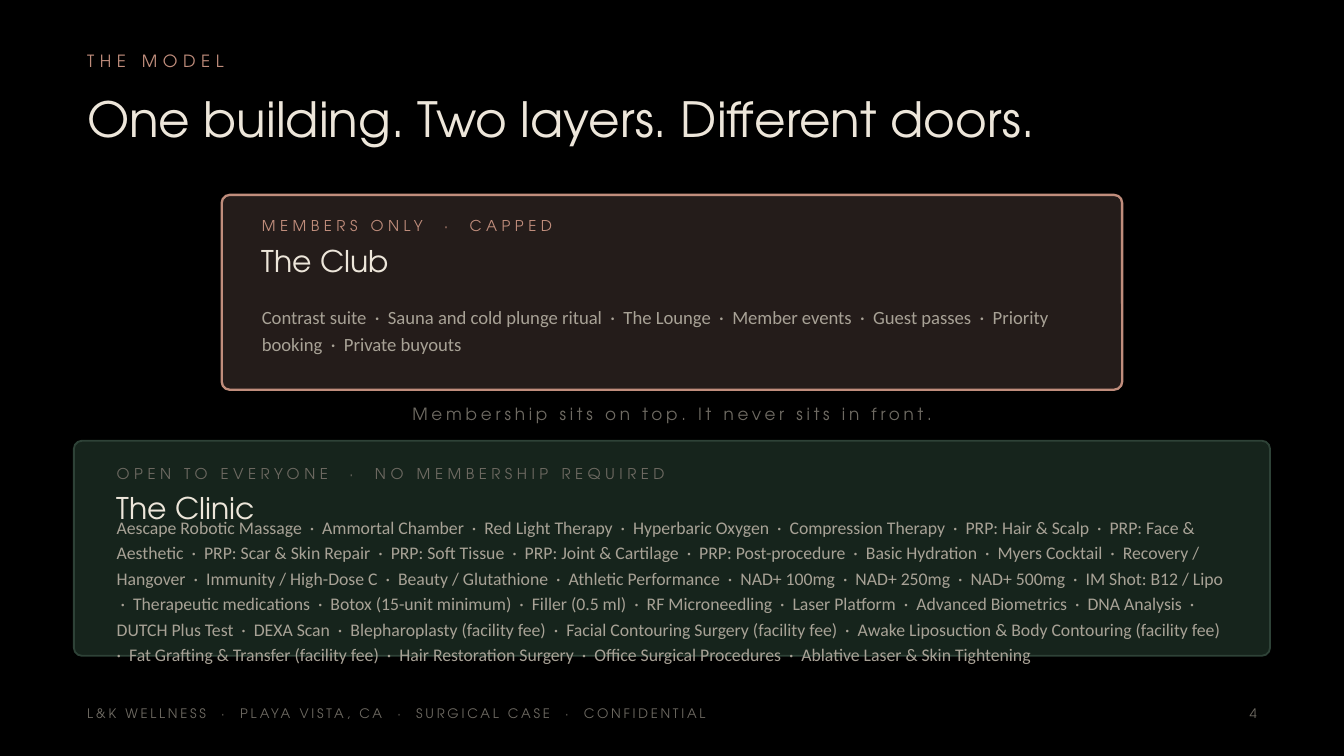
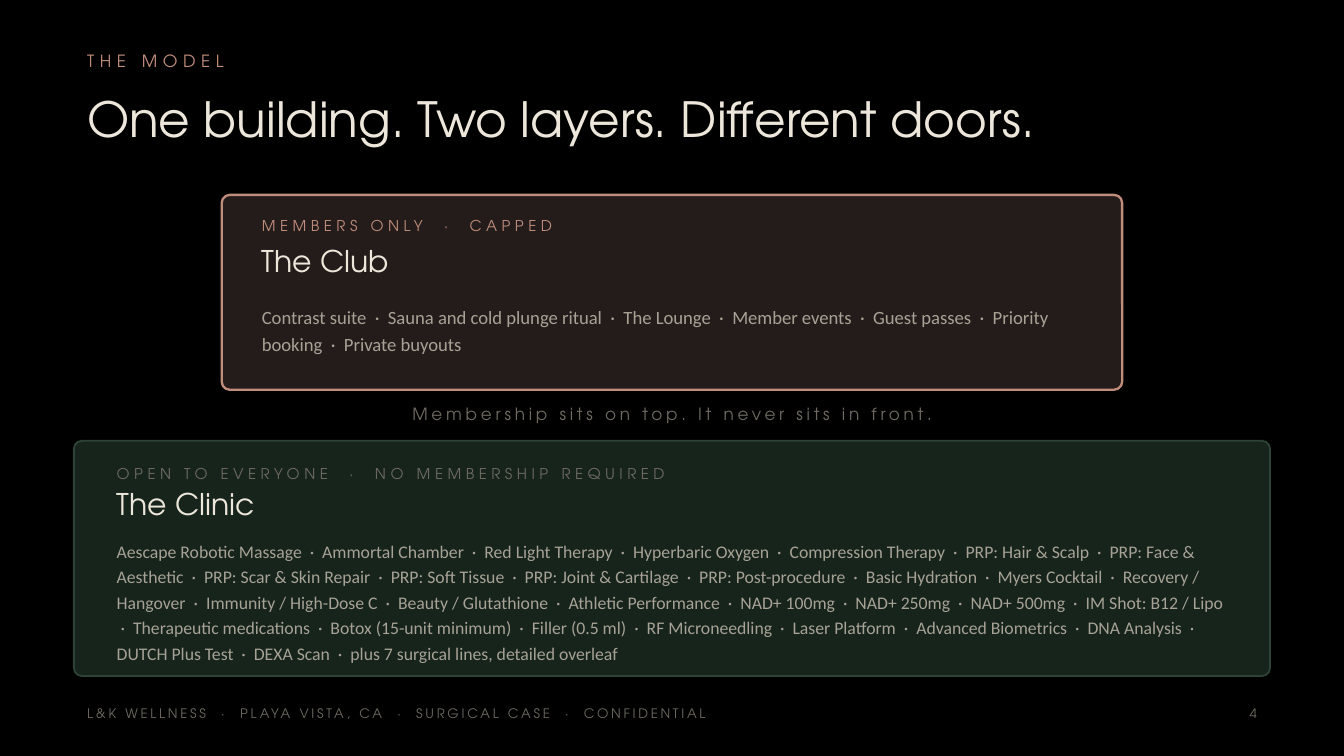
Before and after one commit to apexalpha811/lkwellness_OR, a slide deck: slide 4 of L-K-Wellness-Surgical-5.3M.pptx. Drawn at 1344x756 pixels with LibreOffice and Linux fonts; fonts in the diff are those of the drawing. Boxes give left, top, right and bottom in pixels: in the first picture for what was removed or moved away, otherwise in the second. Text is boxed around its words. In the diff, an @@ line names an element or a change of style, - is before the commit and + after.

```diff
--- a/L-K-Wellness-Surgical-5.3M.pptx
+++ b/L-K-Wellness-Surgical-5.3M.pptx
@@ rounded rectangle: place and size @@
-rounded rectangle at bbox=[74, 441, 1270, 656]
+rounded rectangle at bbox=[74, 441, 1270, 676]
@@ rounded rectangle at bbox=[74, 441, 1270, 676]: proportions changed @@
@@ text "The Clinic" rewrapped from bbox=[117, 496, 255, 534] to bbox=[117, 492, 255, 516] @@
@@ text "Aescape Robotic Massage · Ammortal ..." at bbox=[117, 545, 1223, 663]: vertical alignment middle to top @@
@@ text at bbox=[117, 545, 1223, 663]: text changed @@
-Aescape Robotic Massage · Ammortal Chamber · Red Light Therapy · Hyperbaric Oxygen · Compression Therapy · PRP: Hair & Scalp · PRP: Face & Aesthetic · PRP: Scar & Skin Repair · PRP: Soft Tissue · PRP: Joint & Cartilage · PRP: Post-procedure · Basic Hydration · Myers Cocktail · Recovery / Hangover · Immunity / High-Dose C · Beauty / Glutathione · Athletic Performance · NAD+ 100mg · NAD+ 250mg · NAD+ 500mg · IM Shot: B12 / Lipo · Therapeutic medications · Botox (15-unit minimum) · Filler (0.5 ml) · RF Microneedling · Laser Platform · Advanced Biometrics · DNA Analysis · DUTCH Plus Test · DEXA Scan · Blepharoplasty (facility fee) · Facial Contouring Surgery (facility fee) · Awake Liposuction & Body Contouring (facility fee) · Fat Grafting & Transfer (facility fee) · Hair Restoration Surgery · Office Surgical Procedures · Ablative Laser & Skin Tightening
+Aescape Robotic Massage · Ammortal Chamber · Red Light Therapy · Hyperbaric Oxygen · Compression Therapy · PRP: Hair & Scalp · PRP: Face & Aesthetic · PRP: Scar & Skin Repair · PRP: Soft Tissue · PRP: Joint & Cartilage · PRP: Post-procedure · Basic Hydration · Myers Cocktail · Recovery / Hangover · Immunity / High-Dose C · Beauty / Glutathione · Athletic Performance · NAD+ 100mg · NAD+ 250mg · NAD+ 500mg · IM Shot: B12 / Lipo · Therapeutic medications · Botox (15-unit minimum) · Filler (0.5 ml) · RF Microneedling · Laser Platform · Advanced Biometrics · DNA Analysis · DUTCH Plus Test · DEXA Scan · plus 7 surgical lines, detailed overleaf
```
Also in this commit, not shown: 35 other slides changed, 6 slides added, 4 other files.
